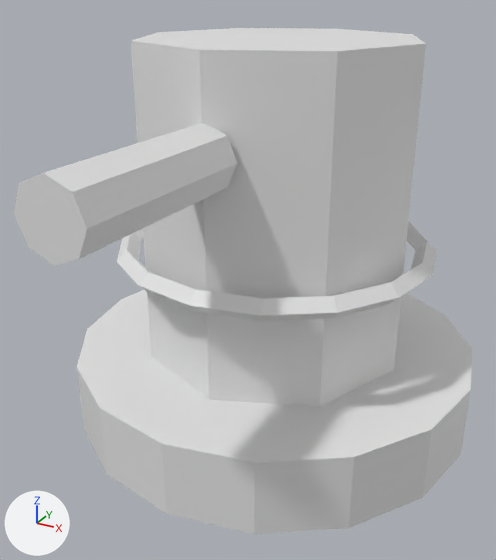
Renders of the FBX model Assets/Models/Generated/TD_BasicTower_MCP.fbx from each side of a commit.
One viewpoint serves both versions: a 50 mm camera at (0.699, -1.412, 1.037) aimed at (0.001, -0.143, 0.403). Lighting does not change. The marker at lower left points along +X, +Y and +Z. The first picture is the older version. Where no turn or scale is listed for an object, it has been applied to the vertices.

In view in the first picture: 'TD_BasicTower_Base_GreyRound', 'TD_BasicTower_Body_Blue', 'TD_BasicTower_CannonBarrel_DarkMetal', 'TD_BasicTower_EnergyRing_Cyan'.
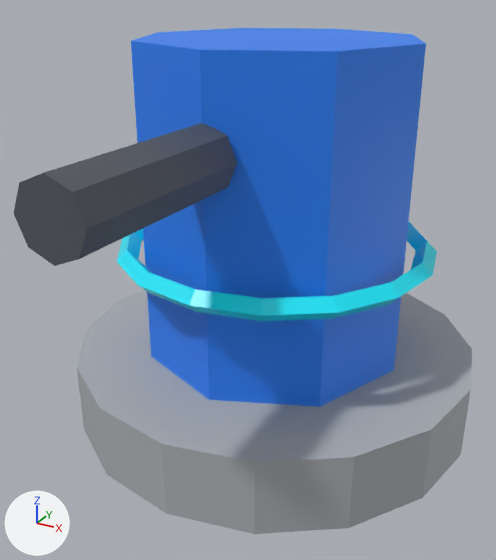
Changed parts and their boxes (x1, y1, x2, y2) in the pictures (496 x 560 px):
'TD_BasicTower_Body_Blue', recoloured (white to blue)
    both: (131, 28, 426, 407)
'TD_BasicTower_Base_GreyRound', recoloured (white to grey)
    both: (77, 290, 472, 534)
'TD_BasicTower_CannonBarrel_DarkMetal', recoloured (darker)
    both: (14, 123, 237, 266)
'TD_BasicTower_EnergyRing_Cyan', recoloured (white to cyan)
    both: (117, 222, 437, 321)

Edits to the bpy script that builds the scene:
```text
Add mat_td_mat_dark_barrel:
    mat_td_mat_dark_barrel = principled_material('TD_Mat_Dark_Barrel')
    mat_td_mat_dark_barrel.base_color = (0.1, 0.11, 0.13)  # dark grey #595d65
    mat_td_mat_dark_barrel.metallic = 0.15
Add mat_td_mat_cyan_accent:
    mat_td_mat_cyan_accent = principled_material('TD_Mat_Cyan_Accent')
    mat_td_mat_cyan_accent.base_color = (0.0, 0.85, 1.0)  # cyan #00edff
    mat_td_mat_cyan_accent.roughness = 0.35
Add mat_td_mat_grey_base:
    mat_td_mat_grey_base = principled_material('TD_Mat_Grey_Base')
    mat_td_mat_grey_base.base_color = (0.42, 0.44, 0.46)  # grey #adb1b5
    mat_td_mat_grey_base.roughness = 0.65
Add mat_td_mat_blue_body:
    mat_td_mat_blue_body = principled_material('TD_Mat_Blue_Body')
    mat_td_mat_blue_body.base_color = (0.02, 0.22, 0.95)  # blue #2781f9
Change me_td_basictower_base_greyround_mesh:
    where me_td_basictower_base_greyround_mesh.from_pydata(...)  # 32 vertices, 18 faces; spans x -0.5..0.5, y -0.5..0.5, z -0.09..0.09
    remove me_td_basictower_base_greyround_mesh.materials.append(mat_td_mat_base_grey)  # white #e7e7e7
    add me_td_basictower_base_greyround_mesh.materials.append(mat_td_mat_grey_base)  # grey #adb1b5
Change me_td_basictower_body_blue_mesh:
    where me_td_basictower_body_blue_mesh.from_pydata(...)  # 16 vertices, 10 faces; spans x -0.32..0.32, y -0.32..0.32, z -0.37..0.37
    remove me_td_basictower_body_blue_mesh.materials.append(mat_td_mat_tower_blue)  # white #e7e7e7
    add me_td_basictower_body_blue_mesh.materials.append(mat_td_mat_blue_body)  # blue #2781f9
Change me_td_basictower_cannonbarrel_darkmetal_mesh:
    where me_td_basictower_cannonbarrel_darkmetal_mesh.from_pydata(...)  # 16 vertices, 10 faces; spans x -0.07..0.07, y -0.21..0.21, z -0.07..0.07
    remove me_td_basictower_cannonbarrel_darkmetal_mesh.materials.append(mat_td_mat_barrel_darkmetal)  # white #e7e7e7
    add me_td_basictower_cannonbarrel_darkmetal_mesh.materials.append(mat_td_mat_dark_barrel)  # dark grey #595d65
Change me_td_basictower_energyring_cyan_mesh:
    where me_td_basictower_energyring_cyan_mesh.from_pydata(...)  # 64 vertices, 64 faces; spans x -0.385..0.385, y -0.385..0.385, z -0.025..0.025
    remove me_td_basictower_energyring_cyan_mesh.materials.append(mat_td_mat_energy_cyan)  # white #e7e7e7
    add me_td_basictower_energyring_cyan_mesh.materials.append(mat_td_mat_cyan_accent)  # cyan #00edff
```
